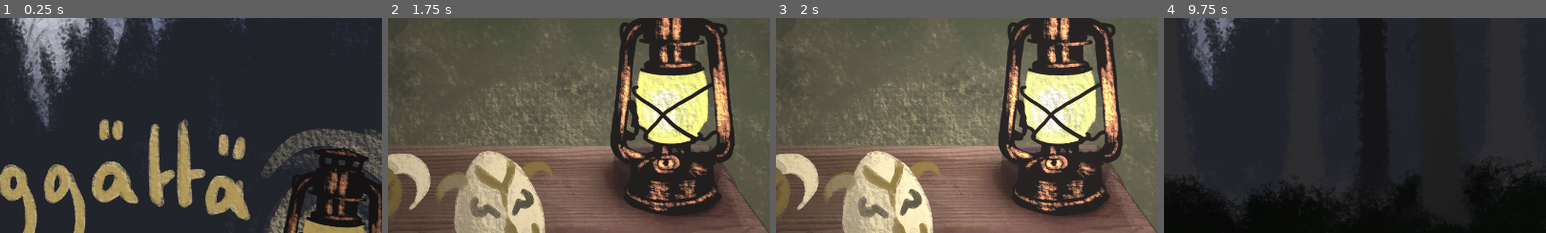
Above: before the commit, frames 1-4 (left to right).
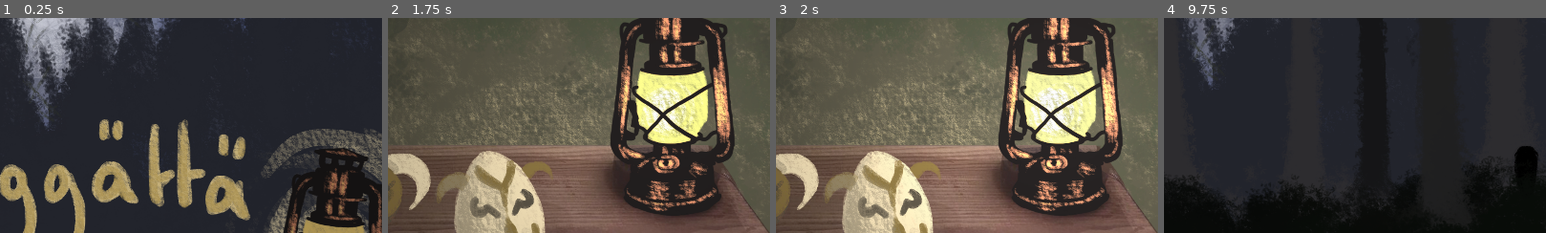
Above: after the commit, the same moments.

Repository: serrureriehurluberlesque/GGJ2026
Game: Godot game, scene res://scenes/main/main.tscn
Same seed, same stepped clock (60 frames per second), same inputs: the game is played once before the commit and once after it.
Inputs (mouse positions are % of the whole screen's width and height, from its top left):
- Up to frame 1 (0.25 s): no input
- Up to frame 2 (1.75 s): tap Enter at 0.5 s; move the mouse to (72, 45) at 0.52 s; hold Up (ui_up) 0.53-1.28 s; hold E (activate) 0.53-1.28 s; click (72, 45) at 0.67 s; tap Space at 1.25 s; move the mouse to (30, 55) at 1.27 s; hold Down (ui_down) from 1.28 s (still down); click (30, 55) at 1.35 s
- Up to frame 3 (2 s): keep holding Down (ui_down)
- Up to frame 4 (9.75 s): move the mouse to (60, 66) at 2.02 s; release Down (ui_down) at 2.03 s; hold E (activate) 2.03-2.78 s; hold Up (ui_up) 2.03-3.53 s; click (60, 66) at 2.17 s; tap Enter at 2.75, 4.25 s; move the mouse to (45, 70) at 2.77 s; click (45, 70) at 2.85 s; tap Space at 3.5, 5 s; move the mouse to (80, 65) at 3.52 s; hold E (activate) 3.53-4.28 s; hold Down (ui_down) 3.53-5.78 s; move the mouse to (40, 65) at 4.27 s; click (40, 65) at 4.35 s; move the mouse to (20, 65) at 5.02 s; hold E (activate) 5.03-5.78 s; click (20, 65) at 5.17 s; move the mouse to (35, 25) at 5.77 s; hold Up (ui_up) 5.78-8.03 s; click (35, 25) at 5.85 s; move the mouse to (72, 45) at 6.52 s; hold E (activate) 6.53-7.28 s; move the mouse to (30, 55) at 7.27 s; click (30, 55) at 7.35 s; move the mouse to (60, 28) at 8.02 s; hold E (activate) 8.03-8.78 s; hold Down (ui_down) 8.03-9.53 s; move the mouse to (45, 70) at 8.77 s; click (45, 70) at 8.85 s; move the mouse to (80, 65) at 9.52 s; hold Up (ui_up) from 9.53 s (still down); hold E (activate) from 9.53 s (still down); click (80, 65) at 9.67 s
The pictures show only the part of the screen within x 46-96%, y 19-69%; the shares and areas given below are measured in that part.

Frames 1-3 are identical in both runs. In frame 4, 0.7% of the frame differs, in the area x 91-98%, y 59-78%.

Commit message:
add sounds monster

Diff:
--- a/ggj2026/scenes/monster/monster.gd
+++ b/ggj2026/scenes/monster/monster.gd
@@ -95,14 +95,23 @@
 
 	update_progress_pos()
 
+	$AudioStreamPlayer2D.play()
+
 	if debug:
 		print("Raaarg, i'm a monster at %s" % get_global_position())
 
 func set_mask_texture():
 	$Sprite2D.texture = load("res://scenes/monster/assets/mask_%d_front.png" % type)
 	$Sprite2D.set_position(Vector2(50, -455))
+	$AudioStreamPlayer2D.stream = load("res://scenes/monster/assets/sound_monster_%d.ogg" % type)
 
 func _physics_process(delta):
+	if not knsea and mask != type:
+		if $AudioStreamPlayer2D.stream_paused:
+			$AudioStreamPlayer2D.stream_paused = false
+	else:
+		if not $AudioStreamPlayer2D.stream_paused:
+			$AudioStreamPlayer2D.stream_paused = true
 	if not knsea:
 		if mask == type:
 			progress_flee = min(1.0, progress_flee + delta * speed * 3.0)
--- a/ggj2026/scenes/monster/monster.tscn
+++ b/ggj2026/scenes/monster/monster.tscn
@@ -1,7 +1,6 @@
 [gd_scene format=3 uid="uid://baor8w1i34km7"]
 
 [ext_resource type="Script" uid="uid://cc3p80y7q1ppg" path="res://scenes/monster/monster.gd" id="1_1uvy5"]
-[ext_resource type="AudioStream" uid="uid://dter2r6ycop8k" path="res://scenes/monster/assets/random_sound.wav" id="3_7qtxx"]
 
 [node name="Monster" type="Node2D" unique_id=166040392]
 script = ExtResource("1_1uvy5")
@@ -9,4 +8,5 @@
 [node name="Sprite2D" type="Sprite2D" parent="." unique_id=1910906572]
 
 [node name="AudioStreamPlayer2D" type="AudioStreamPlayer2D" parent="." unique_id=505317789]
-stream = ExtResource("3_7qtxx")
+max_distance = 5000.0
+attenuation = 0.0
--- a/ggj2026/scenes/monsters/monsters.gd
+++ b/ggj2026/scenes/monsters/monsters.gd
@@ -52,7 +52,10 @@
 	if debug:
 		print("sstarting to spawn monster %s" % nbr_monster)
 	if next_monsters:
-		$TimerNextMonster.start(next_monsters.pop_front())
+		if debug and nbr_monster == 1:
+			$TimerNextMonster.start(1.0)
+		else:
+			$TimerNextMonster.start(next_monsters.pop_front())
 
 func spawn_monster():
 	if not knsea:
Not shown, removed: ggj2026/scenes/monster/assets/random_sound.wav.import
Not shown, added: ggj2026/scenes/monster/assets/sound_monster_1.ogg.import
Not shown, added: ggj2026/scenes/monster/assets/sound_monster_2.ogg.import
Not shown, added: ggj2026/scenes/monster/assets/sound_monster_3.ogg.import
Not shown, removed: ggj2026/scenes/monster/assets/random_sound.wav
Not shown, added: ggj2026/scenes/monster/assets/sound_monster_1.ogg
Not shown, added: ggj2026/scenes/monster/assets/sound_monster_2.ogg
Not shown, added: ggj2026/scenes/monster/assets/sound_monster_3.ogg
Not shown, added: raw_assets/sound_monster_1.ogg
Not shown, added: raw_assets/sound_monster_2.ogg
Not shown, added: raw_assets/sound_monster_3.ogg
